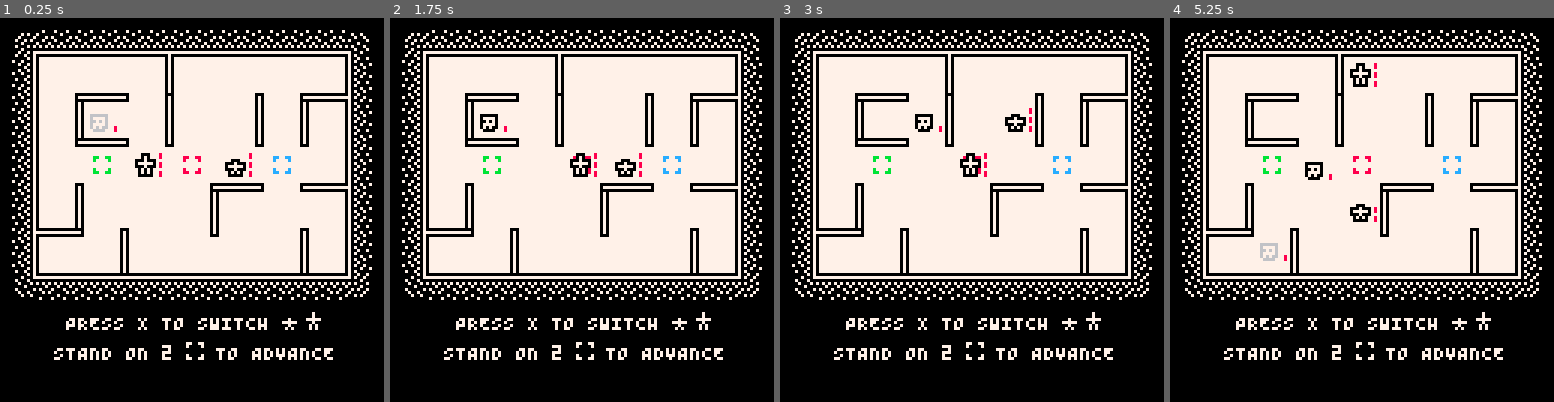
Above: before the commit, frames 1-4 (left to right).
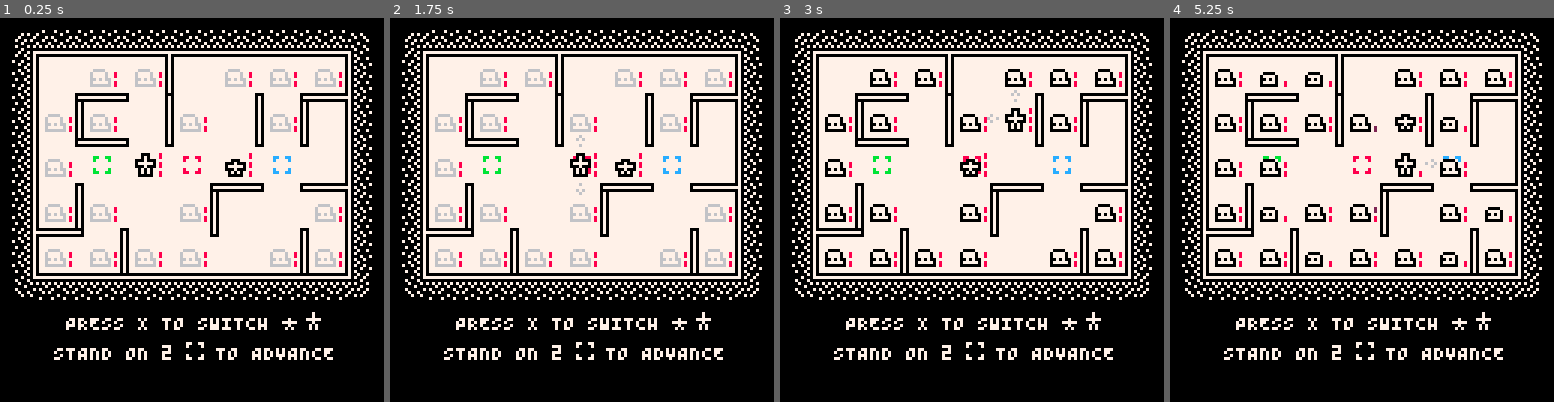
Above: after the commit, the same moments.

Repository: taylordolan/grid-folks
Game: PICO-8 cartridge grid_folks.p8
Same seed, same stepped clock (60 frames per second), same inputs: the game is played once before the commit and once after it.
Inputs:
- Up to frame 1 (0.25 s): no input
- Up to frame 2 (1.75 s): tap X (X key) at 0.33, 1.07 s; tap O (Z key) at 0.7, 1.7 s; hold Right from 1.6 s (still down)
- Up to frame 3 (3 s): tap X (X key) at 1.85, 2.97 s; release Right at 2.1 s; tap O (Z key) at 2.1, 2.5, 2.9 s; hold Up 2.15-2.42 s; hold Right from 2.47 s (still down)
- Up to frame 4 (5.25 s): release Right at 3.03 s; hold Left 3.08-3.58 s; tap O (Z key) every 0.4 s from 3.3 to 4.9 s; hold Down 3.63-3.97 s; hold Right 4.02-4.68 s; tap X (X key) at 4.08, 5.2 s; hold Up 4.73-5.03 s; hold Left from 5.08 s (still down)

The runs differ from the first frame. In frame 1, 3.1% of the frame differs, in the area x 11-90%, y 13-65%; in frame 2, 3.3%; in frame 3, 3.6%; in frame 4, 4.9%, in the area x 11-90%, y 11-65%.

Commit message:
fixing movement bugs

Diff:
--- a/grid_folks.p8
+++ b/grid_folks.p8
@@ -102,8 +102,6 @@
 			del(board[next[1]][next[2]], wall)
 		end
 	end
-  -- (for testing)
-  -- refresh_pads()
 
 	-- spawn stuff
 	spawn_rates = {
@@ -118,7 +116,7 @@
 		[320] = 2,
 	}
   spawn_bags = {
-    [001] = {"timid"},
+    [001] = {"slime"},
     [040] = {"dash","timid"},
     [080] = {"dash","timid","slime"},
     [120] = {"dash","timid","slime","grow"},
@@ -149,7 +147,9 @@
 	spawned_early = false
 
   -- initial enemy
-	spawn_enemy()
+  for i = 1, 20 do
+    spawn_enemy()
+  end
 
 	-- start the music!
 	music(sounds.music)
@@ -637,9 +637,9 @@
     local targets = closest(self, heroes)
     -- if there's more than one, then find the closest heroes by avoid distance
     if #targets > 1 then
-      targets = closest(self, heroes, {"enemy"})
+      -- targets = closest(self, heroes, {"enemy"})
       -- find the closest targets by avoid distance
-      local alt_targets = closest(self, targets, {"enemy"})
+      local alt_targets = closest(self, heroes, {"enemy"})
       -- if any targets can be reached via avoid distance, then they're the targets
       targets = #alt_targets > 0 and alt_targets or targets
     end
@@ -660,16 +660,26 @@
     end
     -- if there are still no options, then move randomly
     if #steps == 0 then
-      return get_random_move(tile(self))
-    end
+      steps = get_random_moves(tile(self))
+      -- if #moves > 0 then
+        -- shuff(moves)
+        -- return moves[1]
+      -- end
+    end
+    printh(#steps)
     -- set the step
-    shuff(steps)
-    return steps[1]
+    if #steps > 0 then
+      shuff(steps)
+      return steps[1]
+    -- else
+    --   return false
+    end
   end
 
   _e.get_step = function(self)
     -- if not attacking this turn
     if not self.target then
+      printh(self:get_step_to_hero())
       return self:get_step_to_hero()
     end
   end
@@ -763,16 +773,18 @@
     -- if not attacking this turn
     if not self.target then
       local step = self:get_step_to_hero()
-      if
-        distance(step, tile(hero_a)) > 1 and
-        distance(step, tile(hero_b)) > 1
-      then
-        return step
-      else
-        local dir = get_direction(tile(self), step)
-        local _a = pos_pix(tile(self))
-        local _b = {_a[1] + dir[1] * 2, _a[2] + dir[2] * 2}
-        ani_to(self, {_b,_a}, ani_frames / 2, 0)
+      if step then
+        if
+          distance(step, tile(hero_a)) > 1 and
+          distance(step, tile(hero_b)) > 1
+        then
+          return step
+        else
+          local dir = get_direction(tile(self), step)
+          local _a = pos_pix(tile(self))
+          local _b = {_a[1] + dir[1] * 2, _a[2] + dir[2] * 2}
+          ani_to(self, {_b,_a}, ani_frames / 2, 0)
+        end
       end
     end
   end
@@ -871,7 +883,7 @@
   return {thing.x,thing.y}
 end
 
-function get_random_move(start)
+function get_random_moves(start)
   local _a = get_adjacent_tiles(start)
   local _b = {}
   for next in all(_a) do
@@ -882,8 +894,7 @@
       add(_b, next)
     end
   end
-  shuff(_b)
-  return _b[1]
+  return _b
 end
 
 function new_e_grow()
@@ -937,14 +948,22 @@
       end
       -- if there are still no options, then move randomly
       if #steps == 0 then
-        return get_random_move(tile(self))
+        local moves = get_random_moves(tile(self))
+        if #moves > 0 then
+          shuff(moves)
+          return moves[1]
+        end
       end
       -- set the step
       shuff(steps)
       return steps[1]
     -- if friend is on the same tile
     else
-      return get_random_move(tile(self))
+      local moves = get_random_moves(tile(self))
+      if #moves > 0 then
+        shuff(moves)
+        return moves[1]
+      end
     end
   end
 
@@ -1062,7 +1081,8 @@
   return _e
 end
 
-function closest(thing, options, avoid)
+function closest(thing, options, avoid_a)
+  local avoid = avoid_a or {}
   local closest = {options[1]}
   local here = tile(thing)
 
@@ -1084,15 +1104,14 @@
 function get_steps(start, goal, avoid_a)
   local avoid = avoid_a or {}
   local current_dist = distance(start, goal, avoid)
-  -- local adjacent_tiles = get_adjacent_tiles(start)
   local valid_tiles = {}
 
   for next in all(get_adjacent_tiles(start)) do
-    local should_avoid = find_types(avoid, next)
-    local next_dist = distance(next, goal, avoid)
+    -- local should_avoid = find_types(avoid, next)
+    -- local next_dist = distance(next, goal, avoid)
     if
-      not should_avoid and
-      next_dist < current_dist
+      not find_types(avoid, next) and
+      distance(next, goal, avoid) < current_dist
     then
       add(valid_tiles, next)
     end
